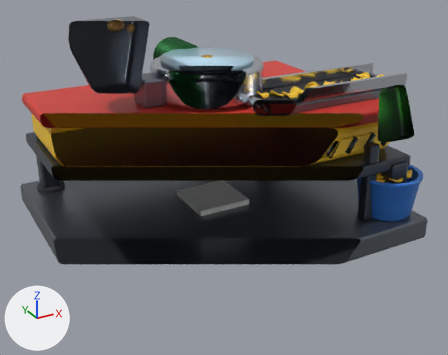
Renders of the FBX model art/export/fbx/Slicer.fbx from each side of a commit.
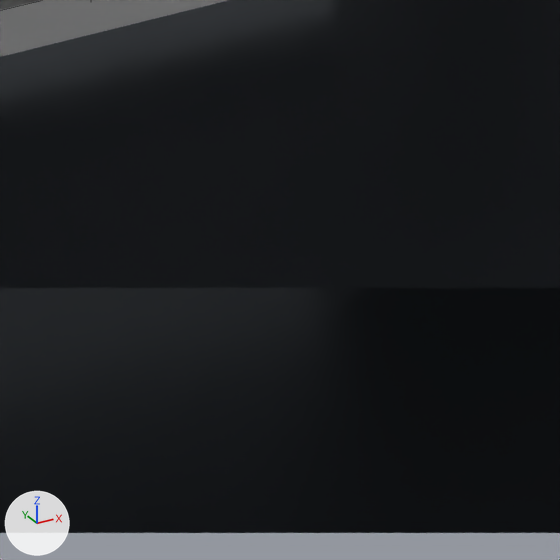
Each version appears first whole from a camera (50 mm lens) standing at (-4.87, -9.29, 5.45) and looking at (0.09, -0.28, 0.94), and next in a close-up on the part from 48% to 61% of the width and 58% to 75% of the height. Arrows for +X, +Y and +Z are at lower left; the lights stay in place. The first two pictures are the older version. The close-ups show mesh edges as thin lines. Everything nearer to the camera than a plane just in front of the edit is cut away. Where no turn or scale is listed for an object, it has been applied to the vertices.

In view in the first close-up: 'Body__Plate.003', 'Origin__Pivot.057'.
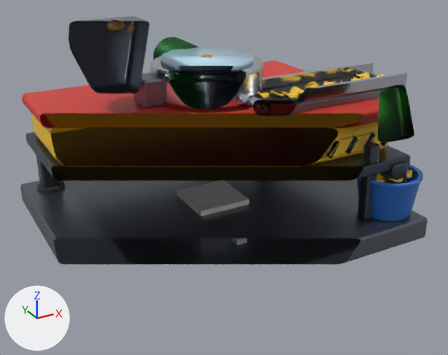
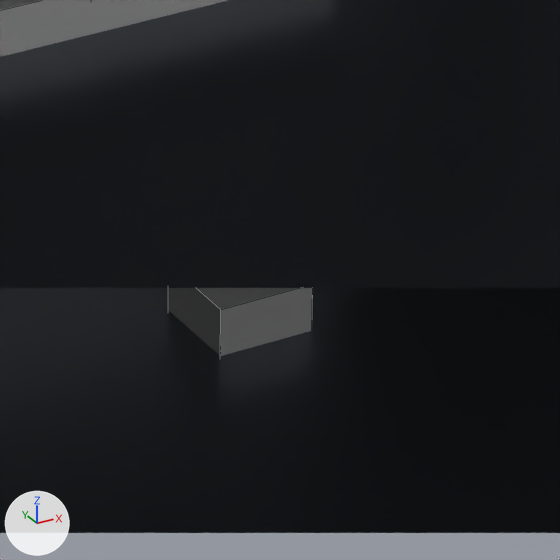
Pixel boxes (x1, y1, x2, y2) of what changed, in the close-ups (560 x 560 px):
'Origin__AxisZ', added: after (168, 288, 313, 356)

Patch to the scene script:
```diff
--- a/art/export/fbx/Slicer.fbx.py
+++ b/art/export/fbx/Slicer.fbx.py
@@ me_origin__axisz @@
+me_origin__axisz.from_pydata(...)  # a box spanning x -0.1..0.1, y -0.1..0.1, z -0.1..0.1
@@ ob_origin__axisz @@
+ob_origin__axisz = bpy.data.objects.new('Origin__AxisZ', me_origin__axisz)
+ob_origin__axisz.location = (0.0, -1.0, 0.0)
```
